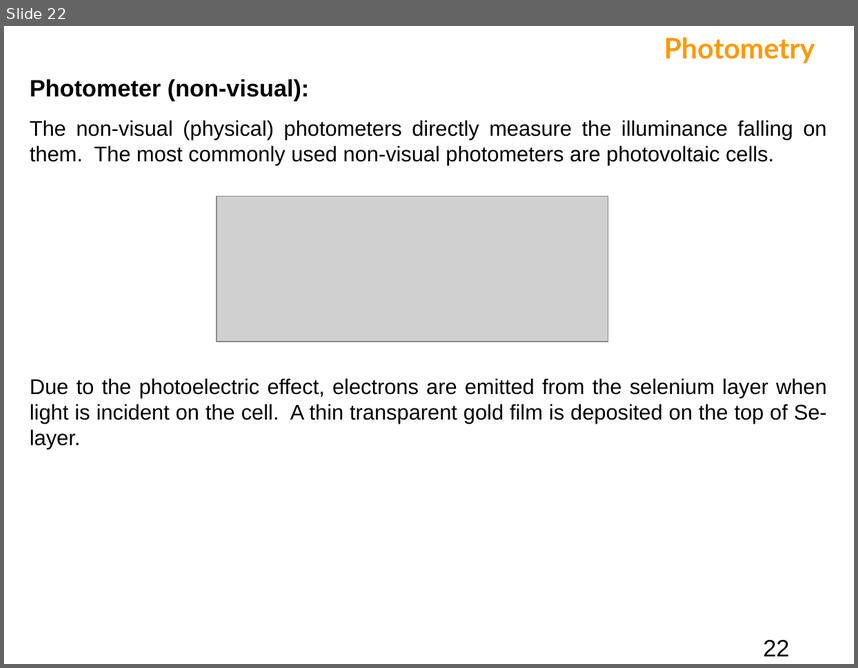
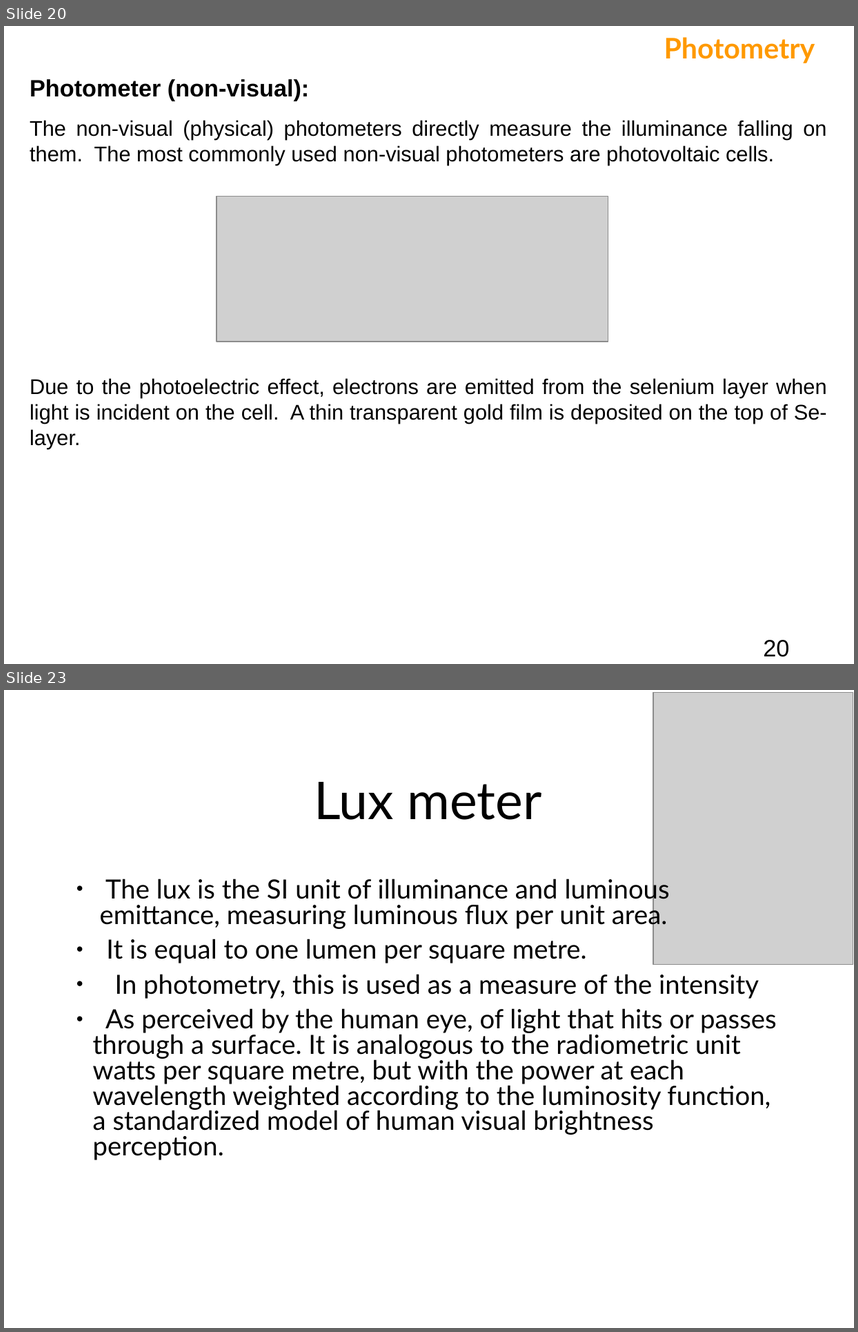
Before and after one commit to bagustris/TeknikOptik, a slide deck: slide/Fotometri.ppt. Shown one above the other, each under a label of ours: slide 22 before the commit, slides 20 and 23 after it; the slides between them are not shown. The pictures are 858x668 and 858x1332 pixels, drawn with LibreOffice and Linux fonts; fonts in the diff are those of the drawing; grey boxes stand for pictures. Boxes give left, top, right and bottom in pixels: in the first picture for what was removed or moved away, otherwise in the second. Text is boxed around its words. In the diff, an @@ line names an element or a change of style, - is before the commit and + after.

```diff
--- a/slide/Fotometri.ppt
+++ b/slide/Fotometri.ppt
@@ slide 23 added at (4, 690, 854, 1328), background #FFFFFF @@
@@ picture added at (653, 693, 853, 965) @@
@@ title added at (314, 782, 542, 820), 44 pt, text #000000 @@
+Lux meter
@@ text added at (93, 876, 777, 1160), 22.4 pt, text #000000 @@
+● The lux is the SI unit of illuminance and luminous emittance, measuring luminous flux per unit area.
+● It is equal to one lumen per square metre.
+● In photometry, this is used as a measure of the intensity
+● As perceived by the human eye, of light that hits or passes through a surface. It is analogous to the radiometric unit watts per square metre, but with the power at each wavelength weighted according to the luminosity function, a standardized model of human visual brightness perception.
@@ what was slide 22 is now slide 20 @@
@@ page number at (763, 639, 789, 657): text changed @@
-22
+20
```
Also in this commit, not shown: 12 slides changed, 1 other slide added, 3 slides removed, 3 other files.
